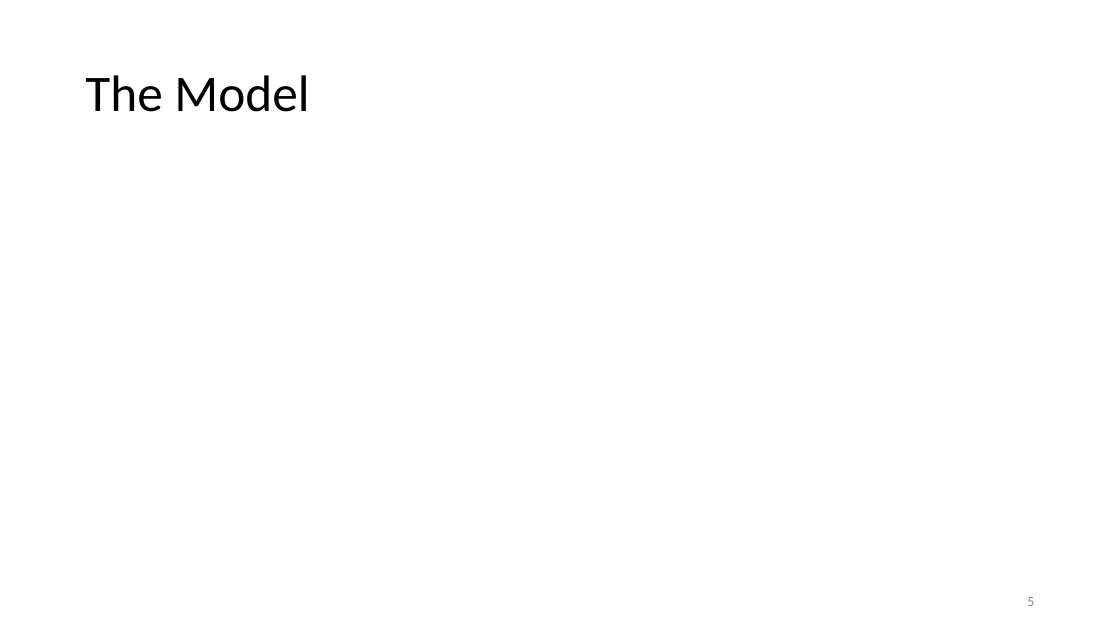
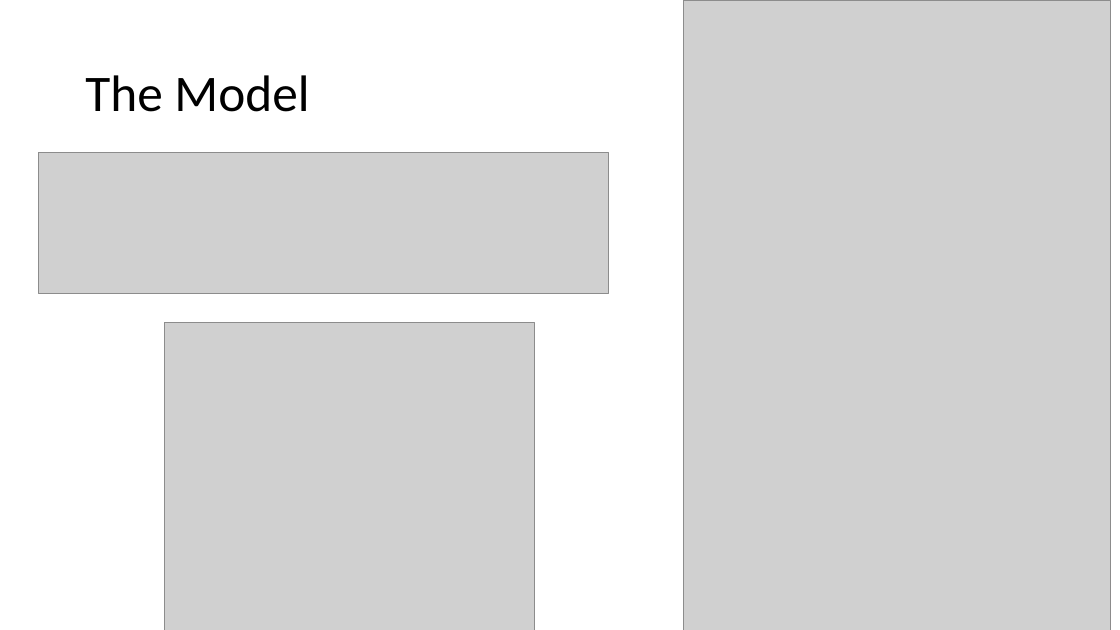
Before and after one commit to GitHub-ccd/emoJ, a slide deck: slide 5 of ppt/MOD_5.pptx. Drawn at 1120x630 pixels with LibreOffice and Linux fonts; fonts in the diff are those of the drawing; grey boxes stand for pictures; background and template pictures are left out. Boxes give left, top, right and bottom in pixels: in the first picture for what was removed or moved away, otherwise in the second. Text is boxed around its words. In the diff, an @@ line names an element or a change of style, - is before the commit and + after.

```diff
--- a/ppt/MOD_5.pptx
+++ b/ppt/MOD_5.pptx
@@ picture added at [683, 0, 1111, 630] @@
@@ picture added at [39, 153, 609, 294] @@
@@ picture added at [165, 323, 535, 630] @@
@@ page number removed at [1027, 597, 1034, 606] @@
-5
```
Also in this commit, not shown: 3 other slides changed, 1 slide added, 1 slide removed, 5 other files.
